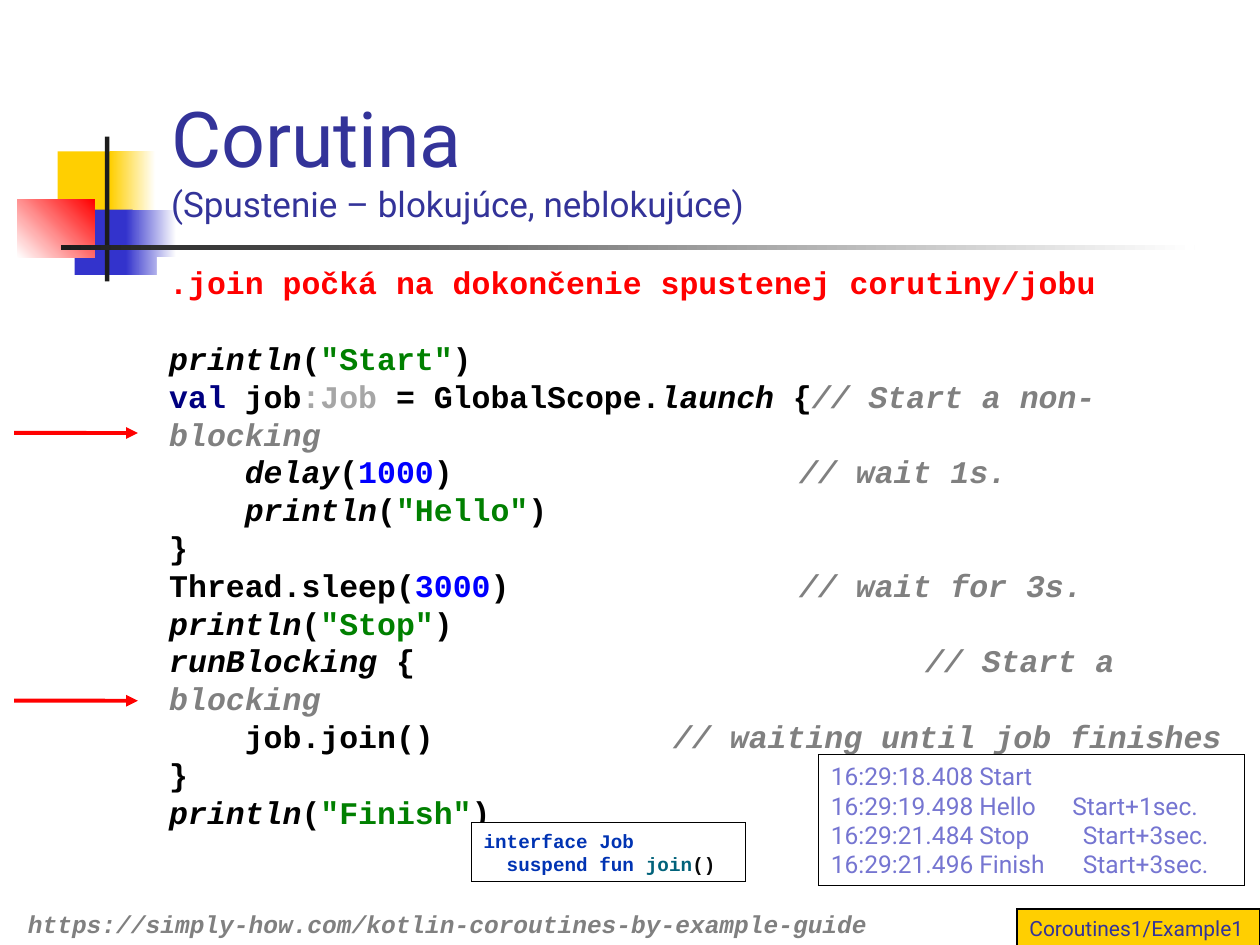
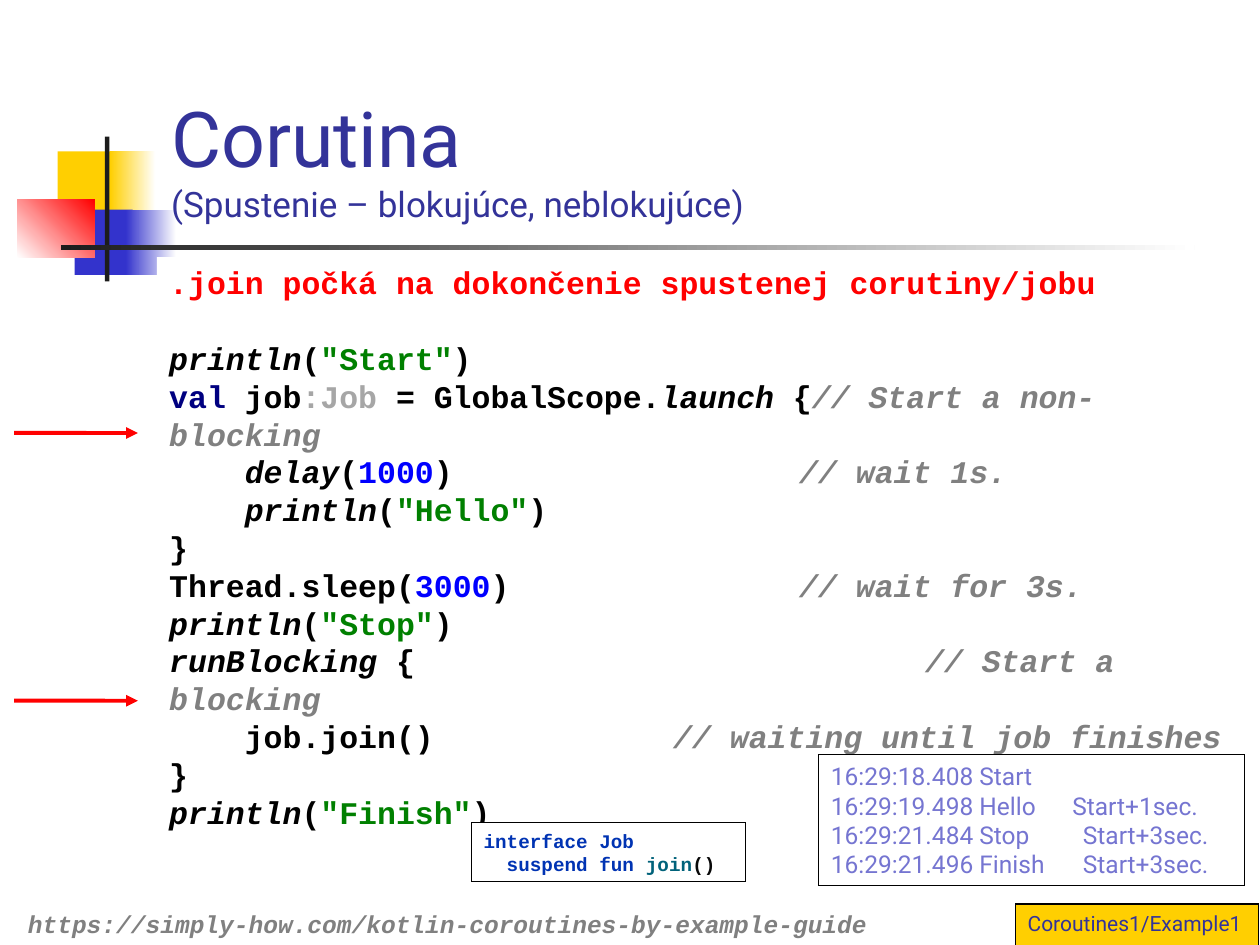
Before and after one commit to vmandro/Prednasky, a slide deck: slide 22 of 10/10_Android.ppt. Drawn at 1260x945 pixels with LibreOffice and Linux fonts; fonts in the diff are those of the drawing. Boxes give left, top, right and bottom in pixels: in the first picture for what was removed or moved away, otherwise in the second. Text is boxed around its words. In the diff, an @@ line names an element or a change of style, - is before the commit and + after.

```diff
--- a/10/10_Android.ppt
+++ b/10/10_Android.ppt
@@ rectangle "Coroutines1/Example1": place and size @@
-rectangle "Coroutines1/Example1" at (1017,910,1260,945)
+rectangle "Coroutines1/Example1" at (1016,905,1259,945)
```
Also in this commit, not shown: 12 other slides changed, 1 other file.
